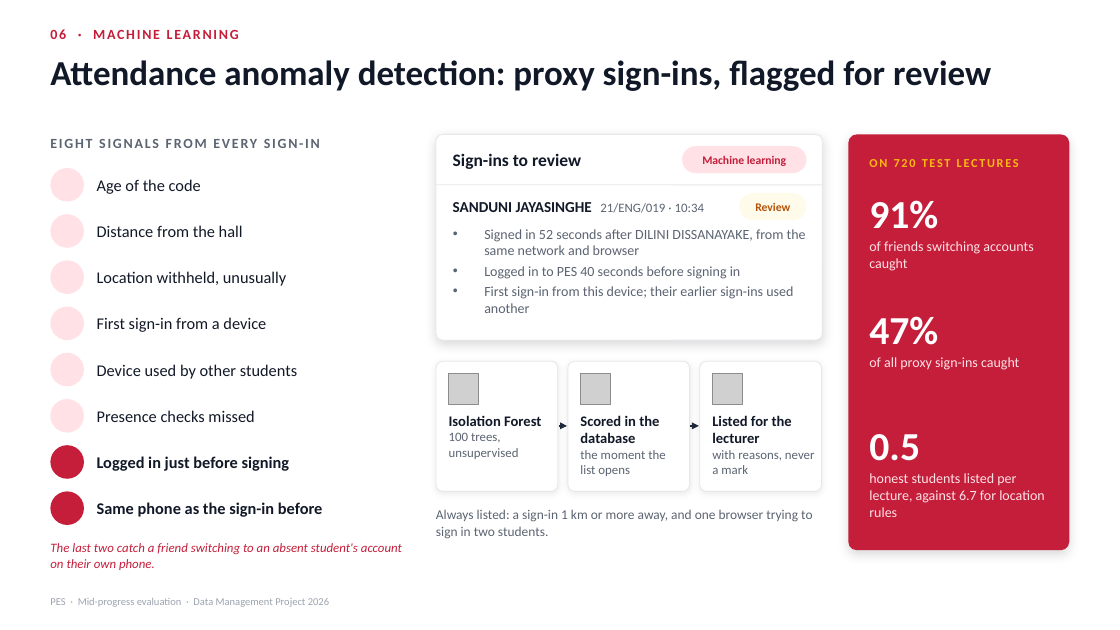
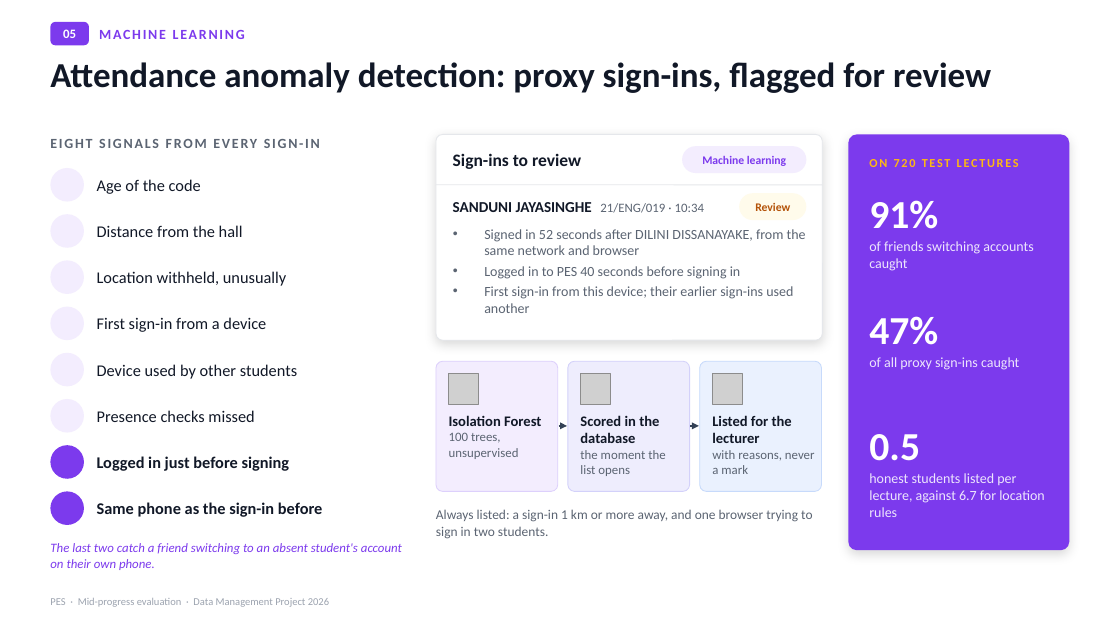
Before and after one commit to Senadheera-eng/Performance-Evaluation-System, a slide deck: slide 7 of presentations/PES_Mid_Progress_Evaluation.pptx (slide 8 before the commit). Drawn at 1120x630 pixels with LibreOffice and Linux fonts; fonts in the diff are those of the drawing; grey boxes stand for pictures; background and template pictures are left out. Boxes give left, top, right and bottom in pixels: in the first picture for what was removed or moved away, otherwise in the second. Text is boxed around its words. In the diff, an @@ line names an element or a change of style, - is before the commit and + after.

Commit message:
Redesign the presentation in all of PES's main colours
Follows the presenter's final cut and keeps its title slide. The
architecture diagram uses only straight connectors; the speech matches.

```diff
--- a/presentations/PES_Mid_Progress_Evaluation.pptx
+++ b/presentations/PES_Mid_Progress_Evaluation.pptx
@@ rounded rectangle added at (x1=50, y1=22, x2=89, y2=45), fill #7C3AED @@
@@ text added at (x1=63, y1=29, x2=76, y2=38), 11 pt, text #FFFFFF, bold @@
+05
@@ text "MACHINE LEARNING" at (x1=99, y1=30, x2=245, y2=39): vertical alignment top to middle @@
@@ text at (x1=99, y1=30, x2=245, y2=39): text changed; text colour #C41E3A to #7C3AED @@
-06 · MACHINE LEARNING
+MACHINE LEARNING
@@ text "Machine learning" at (x1=702, y1=156, x2=786, y2=166): text colour #C41E3A to #7C3AED @@
@@ fill #FFE1E6 to #F3EDFE in 7 elements at (x1=50, y1=168, x2=84, y2=202), (x1=50, y1=214, x2=84, y2=248), (x1=50, y1=260, x2=84, y2=294), (x1=50, y1=307, x2=84, y2=340), (x1=50, y1=353, x2=84, y2=386), (x1=50, y1=399, x2=84, y2=433), (x1=682, y1=146, x2=807, y2=173) @@
@@ fill #C41E3A to #7C3AED in 3 elements at (x1=50, y1=445, x2=84, y2=479), (x1=50, y1=492, x2=84, y2=525), (x1=849, y1=134, x2=1070, y2=550) @@
@@ rounded rectangle at (x1=436, y1=361, x2=558, y2=492): fill #FFFFFF to #F3EDFE; outline #E5E7EB 0.75 pt to #DDD0FC 0.75 pt; shadow off @@
@@ rounded rectangle at (x1=568, y1=361, x2=690, y2=492): fill #FFFFFF to #EEEDFD; outline #E5E7EB 0.75 pt to #D3D1FA 0.75 pt; shadow off @@
@@ rounded rectangle at (x1=700, y1=361, x2=822, y2=492): fill #FFFFFF to #EAF1FE; outline #E5E7EB 0.75 pt to #C7DAFB 0.75 pt; shadow off @@
@@ arrow (559, 426) - (567, 426): stroke #1E293B 1.75 pt to #334155 1.75 pt @@
@@ arrow (691, 426) - (699, 426): stroke #1E293B 1.75 pt to #334155 1.75 pt @@
@@ text colour #FFE1E6 to #EDE5FD in 3 elements at (x1=869, y1=241, x2=1033, y2=271), (x1=869, y1=357, x2=1019, y2=370), (x1=869, y1=473, x2=1044, y2=517) @@
@@ text "The last two catch a ..." at (x1=50, y1=543, x2=402, y2=570): text colour #C41E3A to #7C3AED @@
```
Also in this commit, not shown: 10 other slides changed, 2 slides removed, 1 other file.
